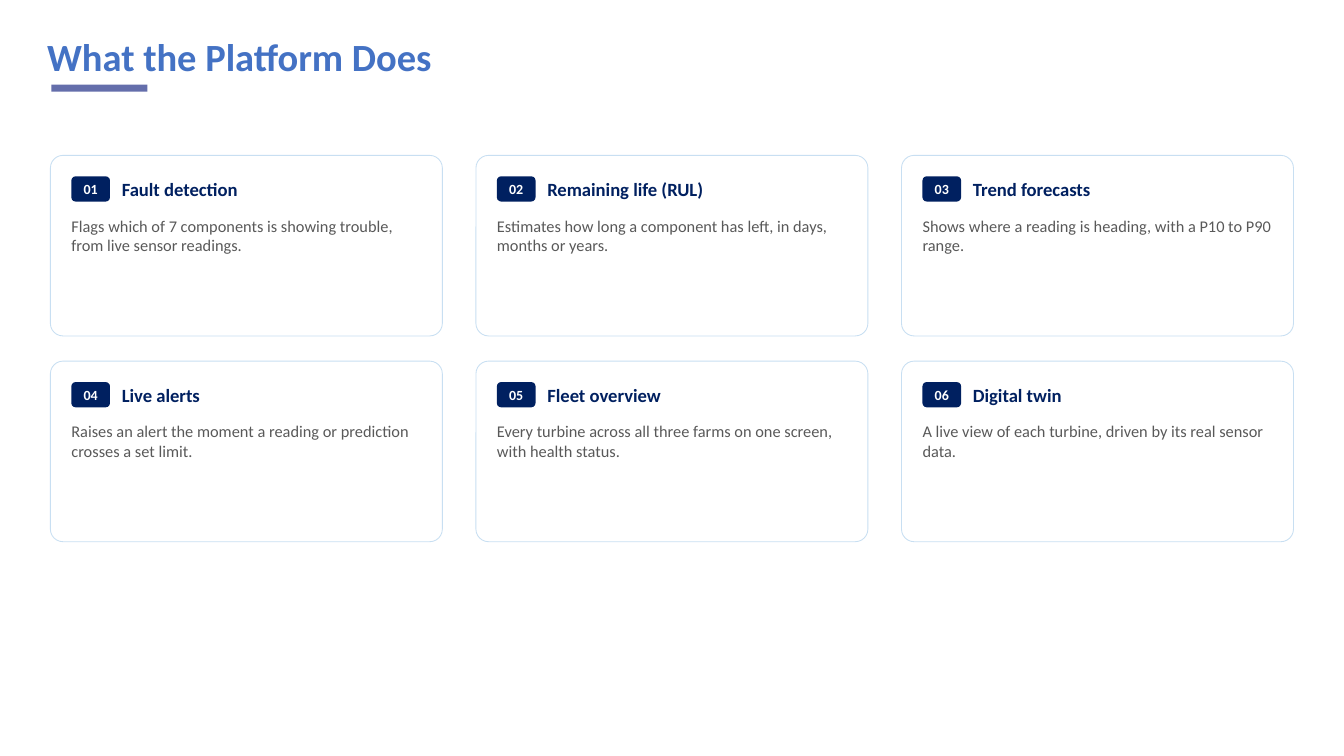
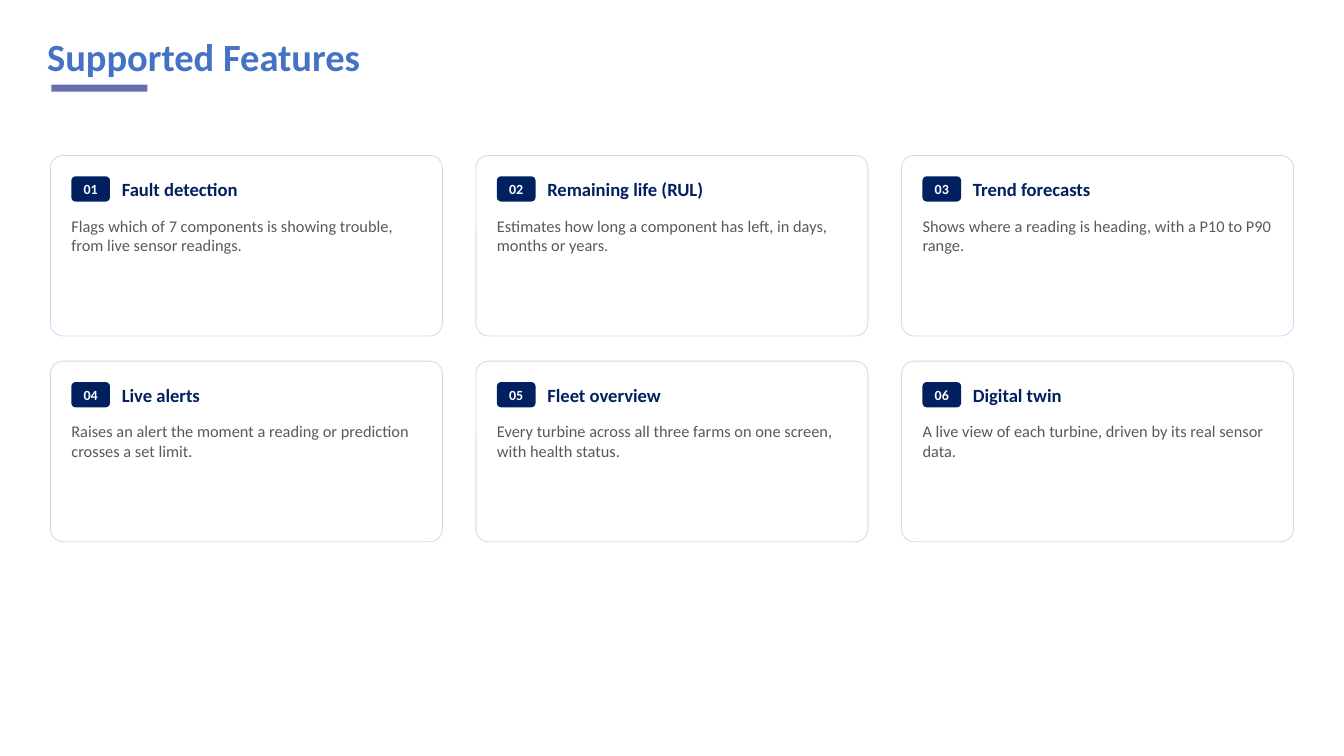
Before and after one commit to sd-umeshnikam/wind-turbine-pdm1, a slide deck: slide 5 of docs/deliverables/Project_Demo_Deck.pptx (slide 4 before the commit). Drawn at 1344x756 pixels with LibreOffice and Linux fonts; fonts in the diff are those of the drawing; background and template pictures are left out. Boxes give left, top, right and bottom in pixels: in the first picture for what was removed or moved away, otherwise in the second. Text is boxed around its words. In the diff, an @@ line names an element or a change of style, - is before the commit and + after.

```diff
--- a/docs/deliverables/Project_Demo_Deck.pptx
+++ b/docs/deliverables/Project_Demo_Deck.pptx
@@ title at (47,44,360,77): text changed @@
-What the Platform Does
+Supported Features
```
Also in this commit, not shown: 9 other slides changed, 1 slide added, 2 other files.
